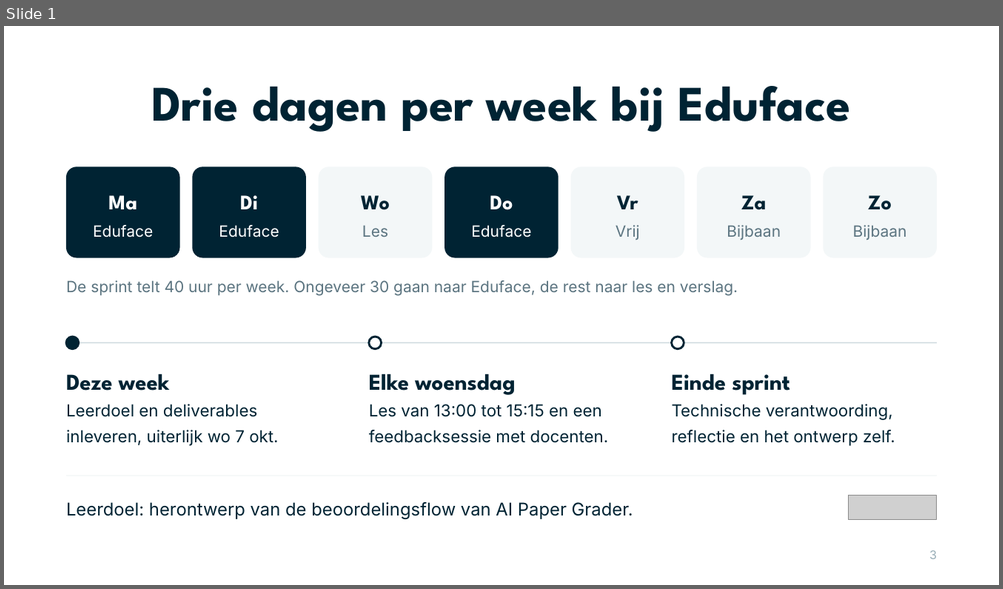
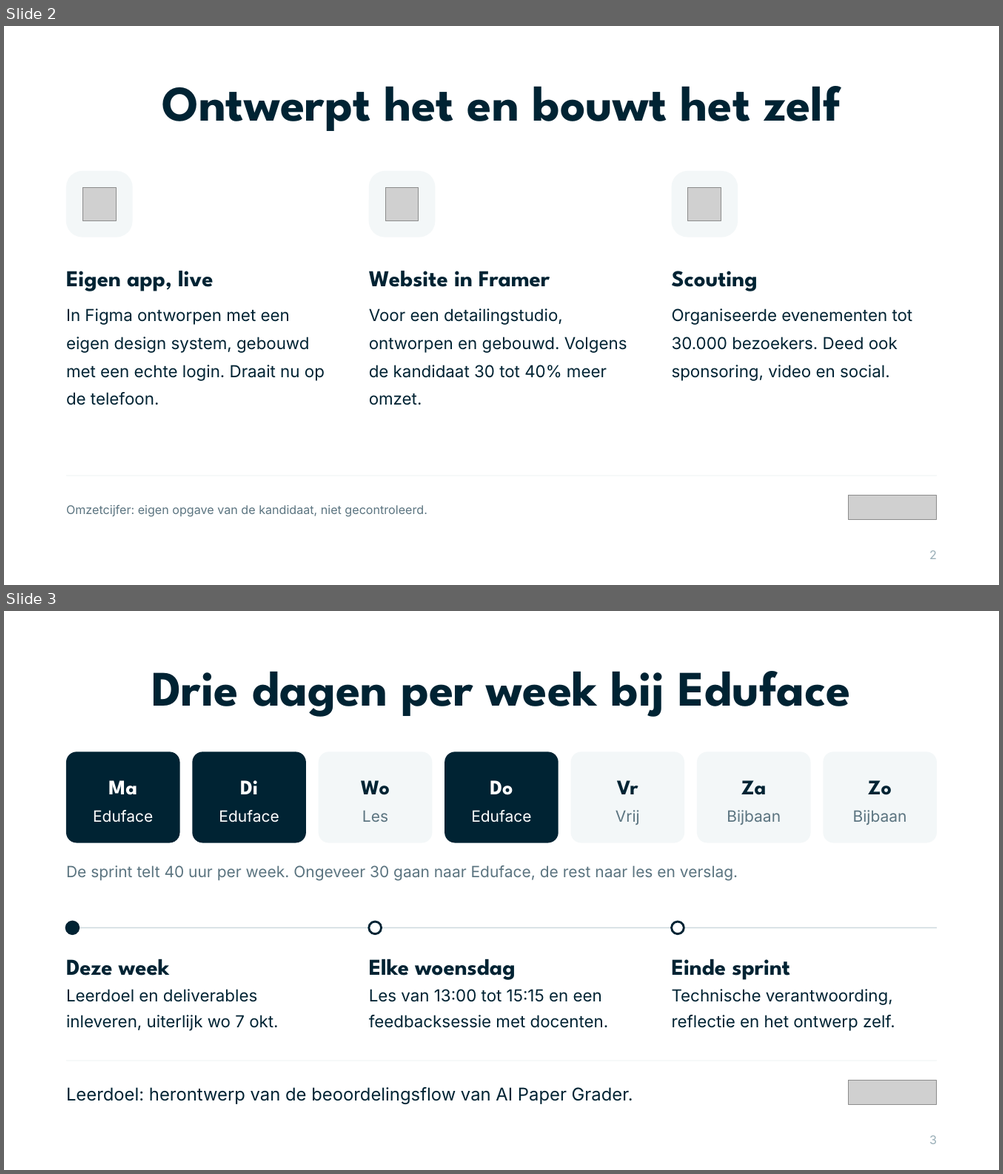
Before and after one commit to Dante-Eduface/Claude, a slide deck: Platform/designer-sprint/deck/designer-voorstellen-bewerkbaar.pptx. Shown one above the other, each under a label of ours: slide 1 before the commit, slides 2 and 3 after it. The pictures are 1003x589 and 1003x1174 pixels, drawn with LibreOffice and Linux fonts; fonts in the diff are those of the drawing; grey boxes stand for pictures. Boxes give left, top, right and bottom in pixels: in the first picture for what was removed or moved away, otherwise in the second. Text is boxed around its words. In the diff, an @@ line names an element or a change of style, - is before the commit and + after.

```diff
--- a/Platform/designer-sprint/deck/designer-voorstellen-bewerkbaar.pptx
+++ b/Platform/designer-sprint/deck/designer-voorstellen-bewerkbaar.pptx
@@ slide 2 added at <box>4,26,999,585</box>, background #FFFFFF @@
@@ text added at <box>162,86,840,131</box>, 48 pt, text #002333, bold @@
+Ontwerpt het en bouwt het zelf
@@ rounded rectangle added at <box>66,171,132,237</box>, fill #F3F7F8 @@
@@ rounded rectangle added at <box>369,171,435,237</box>, fill #F3F7F8 @@
@@ rounded rectangle added at <box>671,171,737,237</box>, fill #F3F7F8 @@
@@ picture added at <box>83,188,116,221</box> @@
@@ picture added at <box>385,188,418,221</box> @@
@@ picture added at <box>688,188,721,221</box> @@
@@ text added at <box>66,270,213,292</box>, 22 pt, text #002333, bold @@
+Eigen app, live
@@ text added at <box>369,270,549,287</box>, 22 pt, text #002333, bold @@
+Website in Framer
@@ text added at <box>671,271,757,292</box>, 22 pt, text #002333, bold @@
+Scouting
@@ text added at <box>66,309,324,406</box>, 16 pt, text #002333 @@
+In Figma ontworpen met een eigen design system, gebouwd met een echte login. Draait nu op de telefoon.
@@ text added at <box>369,309,627,406</box>, 16 pt, text #002333 @@
+Voor een detailingstudio, ontworpen en gebouwd. Volgens de kandidaat 30 tot 40% meer omzet.
@@ text added at <box>671,309,913,381</box>, 16 pt, text #002333 @@
+Organiseerde evenementen tot 30.000 bezoekers. Deed ook sponsoring, video en social.
@@ rectangle added at <box>66,476,936,477</box>, fill #E7EEF0 @@
@@ text added at <box>66,506,427,517</box>, 11.5 pt, text #5B7480 @@
+Omzetcijfer: eigen opgave van de kandidaat, niet gecontroleerd.
@@ picture added at <box>848,496,936,520</box> @@
@@ text added at <box>929,551,936,560</box>, 11.5 pt, text #9AAFB8 @@
+2
@@ what was slide 1 is now slide 3 @@
```
Also in this commit, not shown: 3 other slides added, 15 other files.
